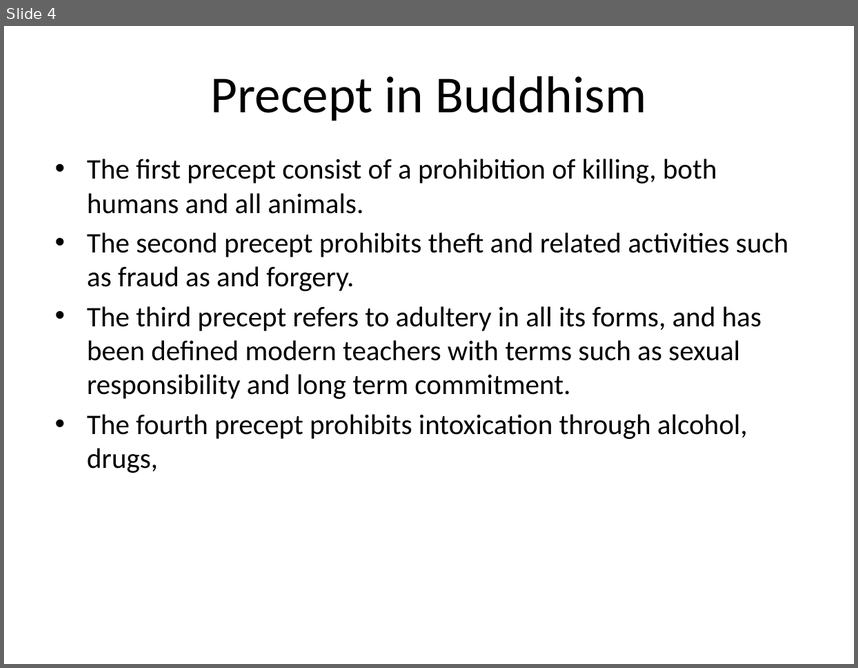
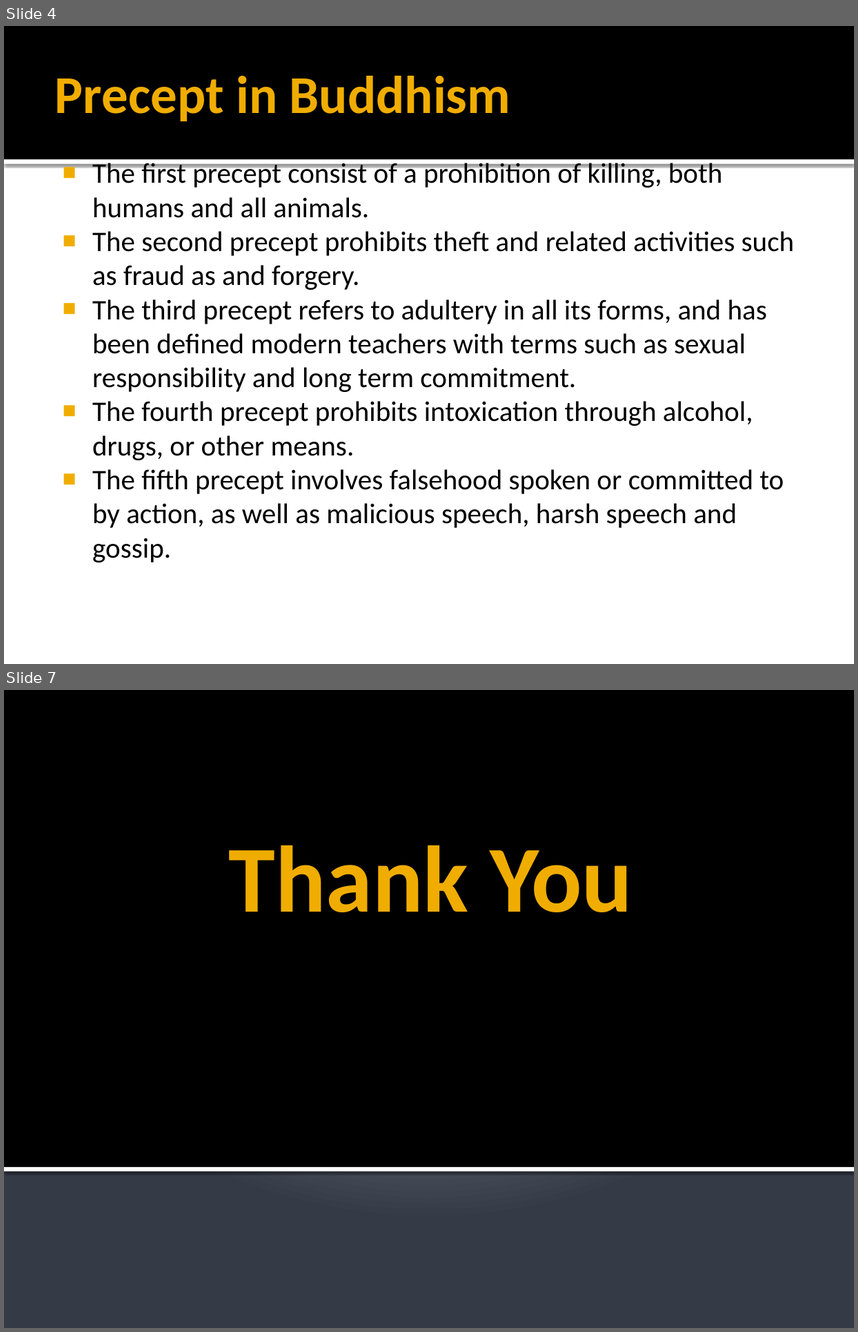
Before and after one commit to Karmap98/rongkup07, a slide deck: BUDDHISM.pptx. Shown one above the other, each under a label of ours: slide 4 before the commit, slides 4 and 7 after it; the slides between them are not shown. The pictures are 858x668 and 858x1332 pixels, drawn with LibreOffice and Linux fonts; fonts in the diff are those of the drawing. Boxes give left, top, right and bottom in pixels: in the first picture for what was removed or moved away, otherwise in the second. Text is boxed around its words. In the diff, an @@ line names an element or a change of style, - is before the commit and + after.

```diff
--- a/BUDDHISM.pptx
+++ b/BUDDHISM.pptx
@@ slide 7 added at (4, 690, 854, 1328), background gradient #C1C5D3 to #BFC4D2 to #353B47 @@
@@ rectangle added at (4, 690, 854, 1167), fill #000000 @@
@@ title added at (229, 845, 633, 912), 80 pt, text #F0AD00, bold @@
+Thank You
@@ rectangle added at (4, 1167, 854, 1171), fill #FFFFFF @@
@@ slide 4 changed as well @@
@@ rectangle added at (4, 26, 854, 159), fill #000000 @@
@@ title "Precept in Buddhism" at (55, 76, 510, 121): size 44 to 45 pt, text colour #000000 to #F0AD00, bold on; alignment centre to left @@
@@ rectangle added at (4, 159, 854, 164), fill #FFFFFF @@
@@ text at (92, 163, 795, 392): bullet • to ■; less space between paragraphs @@
@@ text at (92, 401, 784, 562): text changed @@
-• The fourth precept prohibits intoxication through alcohol, drugs,
+■ The fourth precept prohibits intoxication through alcohol, drugs, or other means.
+■ The fifth precept involves falsehood spoken or committed to by action, as well as malicious speech, harsh speech and gossip.
```
Also in this commit, not shown: 3 other slides changed, 2 other slides added.
